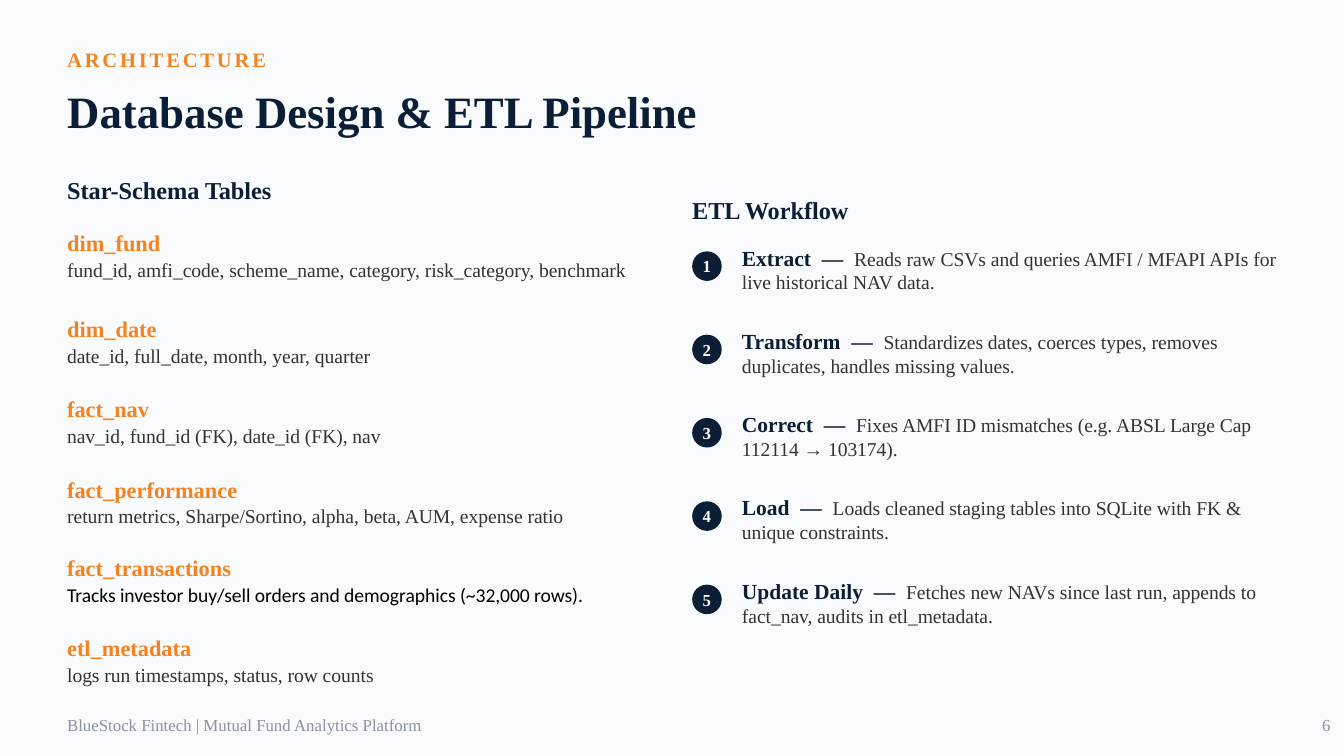
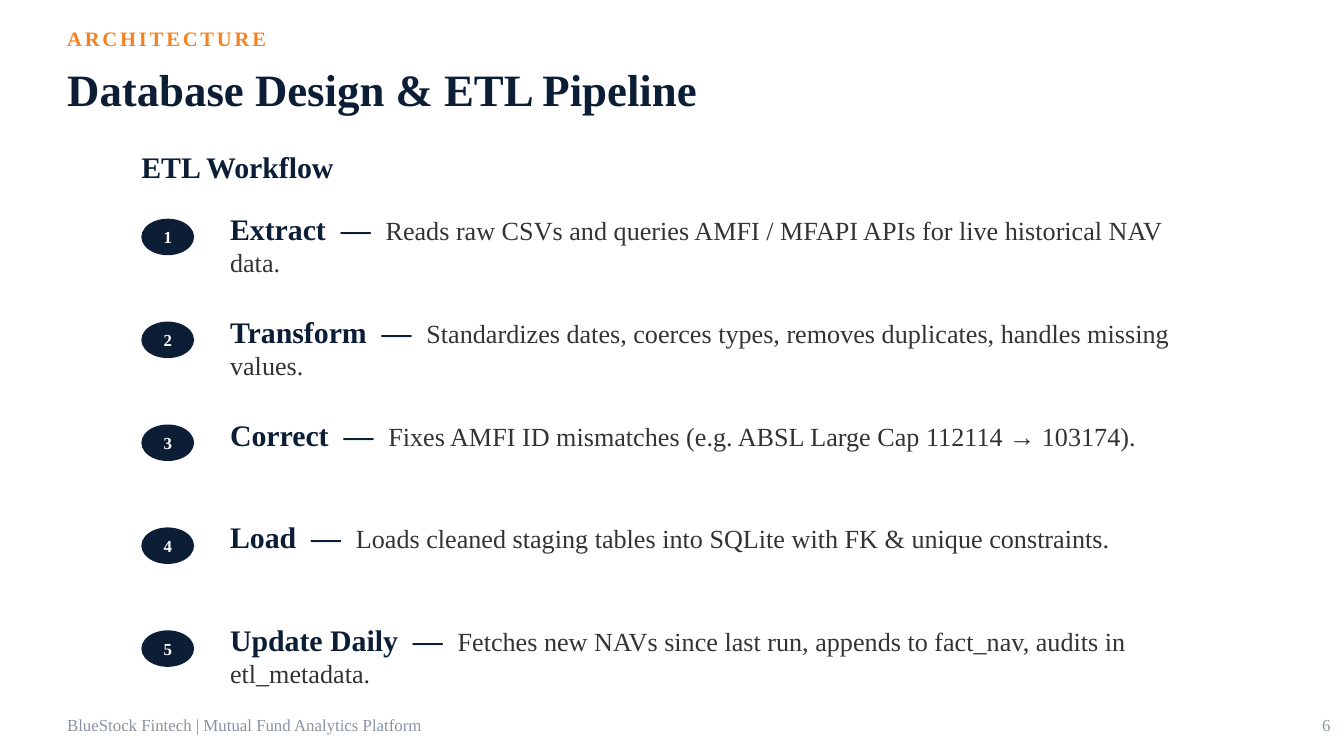
Before and after one commit to mohamadzuheer6-gif/MutualFundAnalytics, a slide deck: slide 9 of reports/presentation.pptx (slide 6 before the commit). Drawn at 1344x756 pixels with LibreOffice and Linux fonts; fonts in the diff are those of the drawing. Boxes give left, top, right and bottom in pixels: in the first picture for what was removed or moved away, otherwise in the second. Text is boxed around its words. In the diff, an @@ line names an element or a change of style, - is before the commit and + after.

```diff
--- a/reports/presentation.pptx
+++ b/reports/presentation.pptx
@@ rectangle removed at (0, 0, 1344, 755) @@
@@ text "ARCHITECTURE": place and size @@
-text "ARCHITECTURE" at (67, 53, 266, 67)
+text "ARCHITECTURE" at (67, 32, 266, 47)
@@ text "Database Design & ETL Pipeline": place and size @@
-text "Database Design & ETL Pipeline" at (67, 97, 696, 137)
+text "Database Design & ETL Pipeline" at (67, 75, 696, 116)
@@ text "ETL Workflow": place and size @@
-text "ETL Workflow" at (692, 202, 849, 220)
+text "ETL Workflow" at (141, 157, 333, 179)
@@ text "ETL Workflow" at (141, 157, 333, 179): size 13 to 16 pt @@
@@ text removed at (67, 182, 271, 200) @@
-Star-Schema Tables
@@ text removed at (67, 235, 626, 282) @@
-dim_fund
-fund_id, amfi_code, scheme_name, category, risk_category, benchmark
@@ ellipse "1": place and size @@
-ellipse "1" at (692, 251, 722, 281)
+ellipse "1" at (141, 219, 194, 255)
@@ text "Extract — Reads raw CSVs ...": place and size @@
-text "Extract — Reads raw CSVs ..." at (742, 252, 1276, 289)
+text "Extract — Reads raw CSVs ..." at (230, 220, 1162, 273)
@@ text "Extract — Reads raw CSVs ..." at (230, 220, 1162, 273): size 11.5 to 16 pt in "Extract —"; size 10.5 to 14 pt in "Reads raw CSVs and queries AMFI / ..." @@
@@ text removed at (67, 321, 370, 367) @@
-dim_date
-date_id, full_date, month, year, quarter
@@ ellipse "2": place and size @@
-ellipse "2" at (692, 335, 722, 364)
+ellipse "2" at (141, 321, 194, 358)
@@ text "Transform — Standardizes dates, coerces ...": place and size @@
-text "Transform — Standardizes dates, coerces ..." at (742, 334, 1218, 377)
+text "Transform — Standardizes dates, coerces ..." at (230, 322, 1168, 376)
@@ text "Transform — Standardizes dates, coerces ..." at (230, 322, 1168, 376): size 11.5 to 16 pt in "Transform —"; size 10.5 to 14 pt in "Standardizes dates, coerces types, removes duplicates, handl ..." @@
@@ text removed at (67, 401, 380, 447) @@
-fact_nav
-nav_id, fund_id (FK), date_id (FK), nav
@@ text "Correct — Fixes AMFI ID ...": place and size @@
-text "Correct — Fixes AMFI ID ..." at (742, 417, 1251, 460)
+text "Correct — Fixes AMFI ID ..." at (230, 426, 1136, 452)
@@ text "Correct — Fixes AMFI ID ..." at (230, 426, 1136, 452): size 11.5 to 16 pt in "Correct —"; size 10.5 to 14 pt in "Fixes AMFI ID mismatches (e.g. ABSL Large ..." @@
@@ ellipse "3": place and size @@
-ellipse "3" at (692, 418, 722, 448)
+ellipse "3" at (141, 425, 194, 461)
@@ text removed at (67, 482, 564, 527) @@
-fact_performance
-return metrics, Sharpe/Sortino, alpha, beta, AUM, expense ratio
@@ ellipse "4": place and size @@
-ellipse "4" at (692, 501, 722, 531)
+ellipse "4" at (141, 527, 194, 563)
@@ text "Load — Loads cleaned staging ...": place and size @@
-text "Load — Loads cleaned staging ..." at (742, 500, 1221, 543)
+text "Load — Loads cleaned staging ..." at (230, 527, 1109, 554)
@@ text "Load — Loads cleaned staging ..." at (230, 527, 1109, 554): size 11.5 to 16 pt in "Load —"; size 10.5 to 14 pt @@
@@ text removed at (67, 560, 583, 606) @@
-fact_transactions
-Tracks investor buy/sell orders and demographics (~32,000 rows).
@@ text "Update Daily — Fetches new ...": place and size @@
-text "Update Daily — Fetches new ..." at (742, 584, 1256, 626)
+text "Update Daily — Fetches new ..." at (230, 630, 1125, 687)
@@ text "Update Daily — Fetches new ..." at (230, 630, 1125, 687): size 11.5 to 16 pt in "Update Daily —"; size 10.5 to 14 pt in "Fetches new NAVs since last run, appends ..." @@
@@ text removed at (67, 640, 374, 686) @@
-etl_metadata
-logs run timestamps, status, row counts
@@ ellipse "5": place and size @@
-ellipse "5" at (692, 585, 722, 614)
+ellipse "5" at (141, 630, 194, 667)
```
Also in this commit, not shown: 1 other slide changed.
